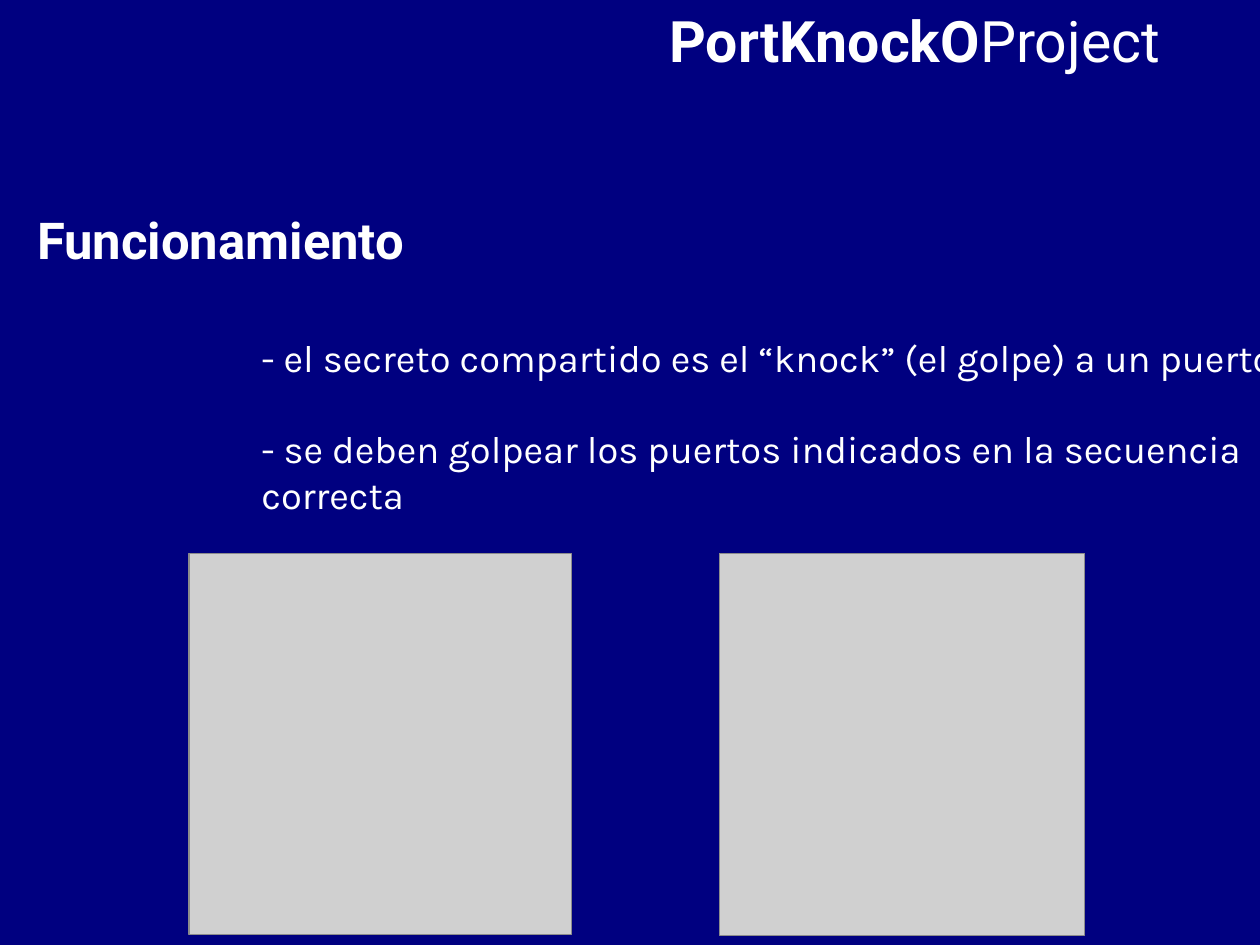
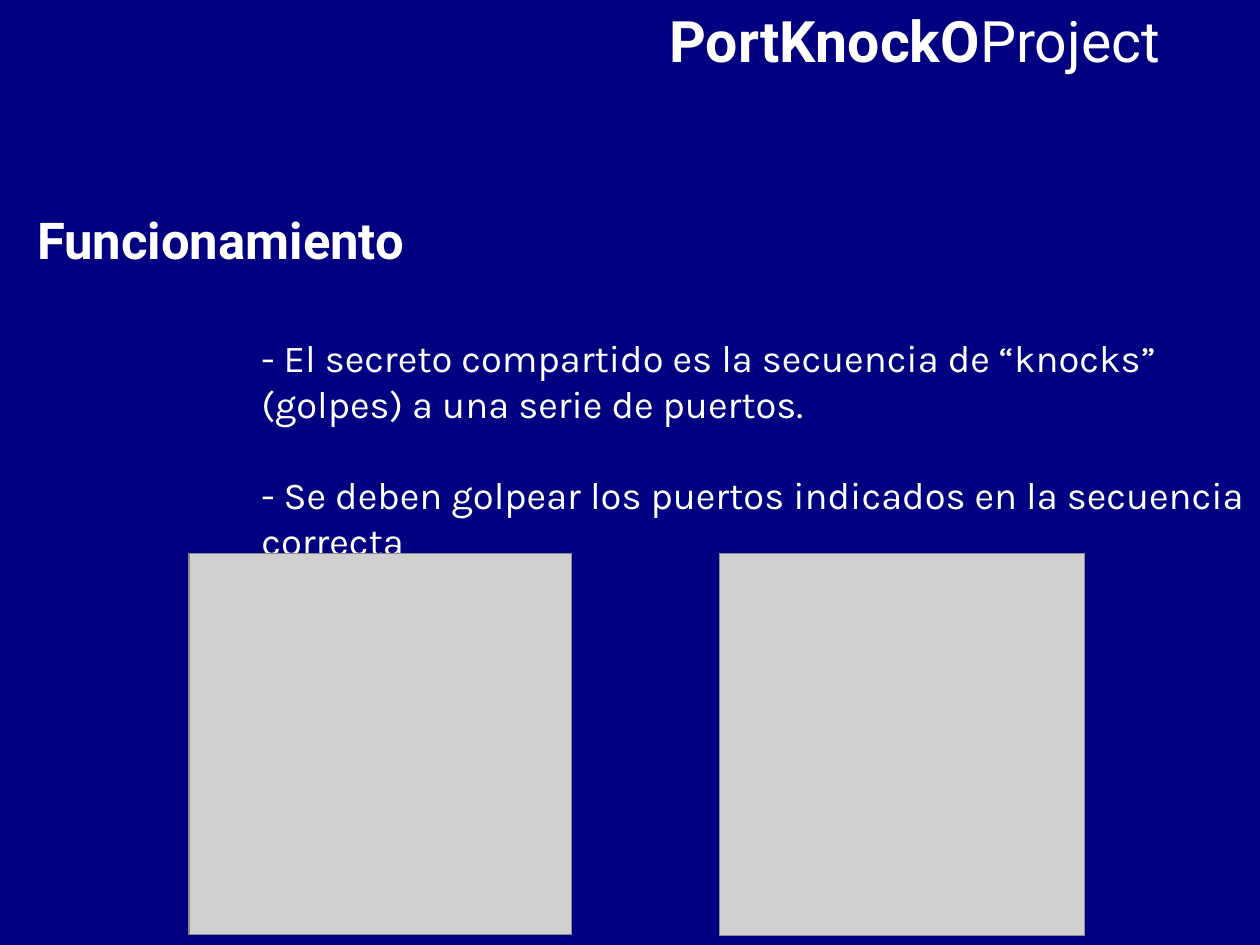
Before and after one commit to BackupTheBerlios/portknocko-svn, a slide deck: slide 5 of trunk/jornadas/jornadas.odp (slide 4 before the commit). Drawn at 1260x945 pixels with LibreOffice and Linux fonts; fonts in the diff are those of the drawing; grey boxes stand for pictures. Boxes give left, top, right and bottom in pixels: in the first picture for what was removed or moved away, otherwise in the second. Text is boxed around its words. In the diff, an @@ line names an element or a change of style, - is before the commit and + after.

```diff
--- a/trunk/jornadas/jornadas.odp
+++ b/trunk/jornadas/jornadas.odp
@@ text at (261, 345, 1244, 519): text changed @@
-- el secreto compartido es el “knock” (el golpe) a un puerto
-- se deben golpear los puertos indicados en la secuencia
+- El secreto compartido es la secuencia de “knocks”
+(golpes) a una serie de puertos.
+- Se deben golpear los puertos indicados en la secuencia
```
Also in this commit, not shown: 6 other slides changed, 1 slide added, 1 slide removed.
